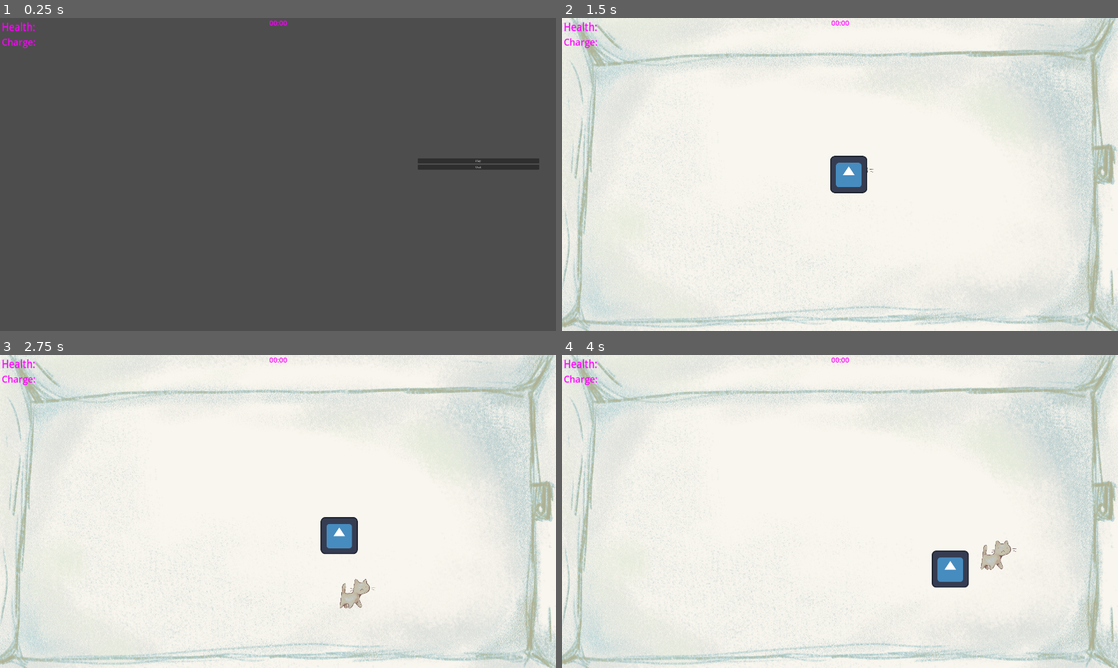
Above: before the commit, frames 1-4 (two rows, left to right).
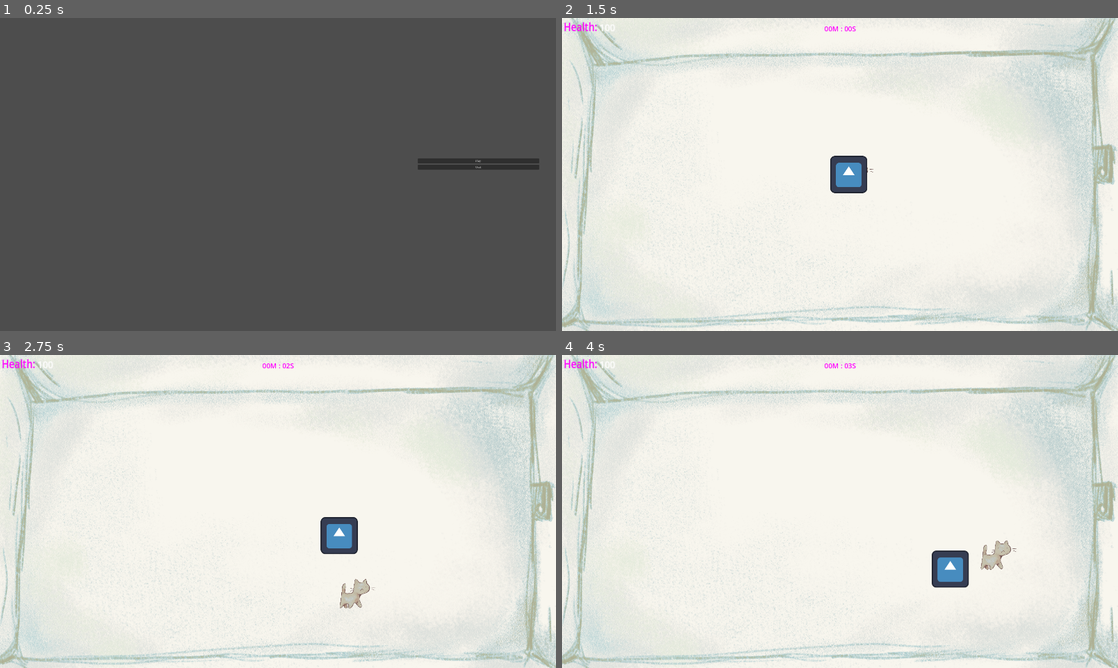
Above: after the commit, the same moments.

Repository: RobertKadak/GameCamp-2024
Game: Godot game, scene res://Menu folder/menu.tscn
Same seed, same stepped clock (60 frames per second), same inputs: the game is played once before the commit and once after it. The engine's default icon, where the game draws it, is replaced by a stand-in: a white triangle on a blue panel in a dark square.
Inputs (mouse positions are in pixels of both pictures, inside the frame that each line leads up to):
- Up to frame 1 (0.25 s): no input
- Up to frame 2 (1.5 s): click "Play" at 0.5 s; move the mouse to (962, 158) at 1.27 s; hold D (move_right) from 1.28 s (still down); right-click (962, 158) at 1.35 s
- Up to frame 3 (2.75 s): move the mouse to (166, 527) at 2.02 s; release D (move_right) at 2.03 s; hold S (move_down) from 2.03 s (still down); click (166, 527) at 2.1 s; right-click (166, 527) at 2.3 s
- Up to frame 4 (4 s): move the mouse to (895, 442) at 2.77 s; release S (move_down) at 2.78 s; hold D (move_right) 2.78-3.53 s; right-click (895, 442) at 2.85 s; move the mouse to (812, 574) at 3.52 s; hold W (move_up) from 3.53 s (still down); right-click (812, 574) at 3.6 s

The runs differ from the first frame. In frame 1, 0.2% of the frame differs, in the area x 0-52%, y 0-10%; in frame 2, 0.2%; in frame 3, 0.2%; in frame 4, 0.2%.

Commit message:
UI fixes

Diff:
--- a/characters/player/player.gd
+++ b/characters/player/player.gd
@@ -60,6 +60,7 @@
 		_animated_sprite.stop()
 		charging_ranged_attack = false
 		_animated_sprite.play("walk")
+		charging_ranged_timer = 0
 
 func melee_animations(velocity: Vector2) -> void:
 	var position_to_mouse = get_global_mouse_position() - global_position
--- a/project.godot
+++ b/project.godot
@@ -14,10 +14,6 @@
 run/main_scene="res://Menu folder/menu.tscn"
 config/features=PackedStringArray("4.3", "Forward Plus")
 config/icon="res://icon.svg"
-
-[autoload]
-
-Hud="*res://scenes/levels/hud.tscn"
 
 [display]
 
--- a/scenes/fov.tscn
+++ /dev/null
@@ -1,9 +0,0 @@
-[gd_scene load_steps=2 format=3 uid="uid://cbdj1vba4nfye"]
-
-[ext_resource type="Script" path="res://fov.gd" id="1_wxg1o"]
-
-[node name="FOV" type="Node2D"]
-script = ExtResource("1_wxg1o")
-
-[node name="CanvasModulate" type="CanvasModulate" parent="."]
-color = Color(0.986752, 0.986752, 0.986752, 1)
--- a/scenes/hud.tscn
+++ /dev/null
@@ -1,27 +0,0 @@
-[gd_scene load_steps=2 format=3 uid="uid://co6scoljsxrwb"]
-
-[sub_resource type="LabelSettings" id="LabelSettings_2r77u"]
-font_size = 57
-
-[node name="HUD" type="Control"]
-layout_mode = 3
-anchors_preset = 15
-anchor_right = 1.0
-anchor_bottom = 1.0
-grow_horizontal = 2
-grow_vertical = 2
-
-[node name="Label" type="Label" parent="."]
-layout_mode = 1
-anchors_preset = -1
-anchor_right = 0.5
-anchor_bottom = 1.0
-offset_left = -560.0
-offset_top = -507.0
-offset_right = 569.0
-offset_bottom = -351.0
-grow_horizontal = 2
-grow_vertical = 0
-text = "multiple breast boss"
-label_settings = SubResource("LabelSettings_2r77u")
-horizontal_alignment = 1
--- a/scenes/levels/hud.tscn
+++ b/scenes/levels/hud.tscn
@@ -1,6 +1,8 @@
-[gd_scene load_steps=5 format=3 uid="uid://bqmf6iaw6o1er"]
+[gd_scene load_steps=7 format=3 uid="uid://ek3gk38x6fy5"]
 
-[ext_resource type="Script" path="res://scripts/hud.gd" id="1_tk4gs"]
+[ext_resource type="Script" path="res://scripts/charge_label.gd" id="1_fqkqi"]
+[ext_resource type="Script" path="res://scripts/stopwatch_label.gd" id="2_l5hw3"]
+[ext_resource type="Script" path="res://scripts/health_value.gd" id="3_hn4f8"]
 
 [sub_resource type="LabelSettings" id="LabelSettings_or2ie"]
 font_size = 24
@@ -17,7 +19,6 @@
 font_color = Color(1, 0, 1, 1)
 
 [node name="HUD" type="Node2D"]
-script = ExtResource("1_tk4gs")
 
 [node name="Display" type="CanvasLayer" parent="."]
 
@@ -38,14 +39,26 @@
 scale = Vector2(1.32, 1.4)
 text = "Charge:"
 label_settings = SubResource("LabelSettings_v8obx")
+script = ExtResource("1_fqkqi")
 
 [node name="Stopwatch_label" type="Label" parent="Display" groups=["StopWatch"]]
 anchors_preset = 5
 anchor_left = 0.5
 anchor_right = 0.5
-offset_left = -20.0
-offset_right = 20.0
-offset_bottom = 23.0
+offset_left = -30.0
+offset_top = 20.0
+offset_right = 31.0
+offset_bottom = 54.0
 grow_horizontal = 2
 text = "00:00"
 label_settings = SubResource("LabelSettings_g1pgc")
+script = ExtResource("2_l5hw3")
+
+[node name="Health Value" type="Label" parent="Display"]
+offset_left = 129.0
+offset_top = 10.0
+offset_right = 169.0
+offset_bottom = 33.0
+scale = Vector2(2, 2)
+text = "100"
+script = ExtResource("3_hn4f8")
--- a/scenes/levels/level_1.tscn
+++ b/scenes/levels/level_1.tscn
@@ -1,8 +1,9 @@
-[gd_scene load_steps=8 format=3 uid="uid://cpn7jijdmky8e"]
+[gd_scene load_steps=9 format=3 uid="uid://cpn7jijdmky8e"]
 
+[ext_resource type="PackedScene" uid="uid://ek3gk38x6fy5" path="res://scenes/levels/hud.tscn" id="1_lglxl"]
 [ext_resource type="PackedScene" uid="uid://cjnjct76im3qy" path="res://characters/player/player.tscn" id="1_nkpfc"]
 [ext_resource type="PackedScene" uid="uid://4tbot0pb2xdg" path="res://scenes/enemy.tscn" id="2_7dsv0"]
-[ext_resource type="PackedScene" uid="uid://dvi4gstt4trqt" path="res://scenes/levels/stop_watch.tscn" id="3_hvndn"]
+[ext_resource type="PackedScene" path="res://scenes/levels/stop_watch.tscn" id="3_hvndn"]
 [ext_resource type="Texture2D" uid="uid://c00224xebfjt7" path="res://assets/fuckass_room.png" id="3_xcyde"]
 
 [sub_resource type="NavigationPolygon" id="NavigationPolygon_d840p"]
@@ -16,6 +17,10 @@
 [sub_resource type="RectangleShape2D" id="RectangleShape2D_hh3uy"]
 
 [node name="level1" type="Node2D"]
+
+[node name="StopWatch" parent="." groups=["StopWatch"] instance=ExtResource("3_hvndn")]
+
+[node name="HUD" parent="." instance=ExtResource("1_lglxl")]
 
 [node name="Camera2D" type="Camera2D" parent="."]
 
@@ -55,8 +60,6 @@
 [node name="enemy" parent="." node_paths=PackedStringArray("target_to_chase") instance=ExtResource("2_7dsv0")]
 target_to_chase = NodePath("../Player")
 
-[node name="StopWatch" parent="." groups=["StopWatch"] instance=ExtResource("3_hvndn")]
-
 [node name="Sprite2D" type="Sprite2D" parent="."]
 show_behind_parent = true
 texture = ExtResource("3_xcyde")
--- /dev/null
+++ b/scripts/charge_label.gd
@@ -0,0 +1,14 @@
+extends Label
+
+@onready var player = get_node("/root/level1/Player")
+
+# Called when the node enters the scene tree for the first time.
+func _ready() -> void:
+	pass # Replace with function body.
+
+
+# Called every frame. 'delta' is the elapsed time since the previous frame.
+func _process(delta: float) -> void:
+	text = ""
+	if player.charging_ranged_timer > player.charging_ranged_timer_required:
+		text = "Furrball ready"
--- a/scenes/levels/label.gd
+++ b/scripts/health_value.gd
@@ -1,5 +1,6 @@
 extends Label
 
+@onready var player = get_node("/root/level1/Player")
 
 # Called when the node enters the scene tree for the first time.
 func _ready() -> void:
@@ -8,4 +9,5 @@
 
 # Called every frame. 'delta' is the elapsed time since the previous frame.
 func _process(delta: float) -> void:
-	$Label.set_text(str($Timer.	get_time_left().pad_decimals(1)))
+	var hp = player.health
+	text = str(hp)
--- a/scripts/hud.gd
+++ /dev/null
@@ -1,18 +0,0 @@
-extends Node2D
-
-#@export var Stopwatch_label : Label
-
-#var Stopwatch : Stopwatch
-# Called when the node enters the scene tree for the first time.
-#func _ready() -> void:
-	#Stopwatch = get_tree().get_first_node_in_group("StopWatch")
-
-
-# Called every frame. 'delta' is the elapsed time since the previous frame.
-#func _process(delta):
-	#update_Stopwatch_label
-
-
-
-#func update_Stopwatch_label():
-	#Stopwatch_label.text = Stopwatch.time_to_string()
--- a/scripts/stop_watch.gd
+++ b/scripts/stop_watch.gd
@@ -2,20 +2,7 @@
 
 class_name Stopwatch
 
-var time = 0.0
-var stopped = false
+@export var time = 0.0
 
 func _process(delta):
-	if stopped:
-		return
 	time += delta
-
-func reset():
-	time = 0.0
-
-func time_to_string() -> String:
-	var sec = fmod(time, 60)
-	var min = time / 60
-	var format_string = "%02d : %02d : %02d"
-	var actual_string = format_string % [min, sec]
-	return actual_string
--- /dev/null
+++ b/scripts/stopwatch_label.gd
@@ -0,0 +1,14 @@
+extends Label
+
+@onready var stopwatch = get_node("/root/level1/StopWatch")
+
+# Called when the node enters the scene tree for the first time.
+func _ready() -> void:
+	pass # Replace with function body.
+
+
+# Called every frame. 'delta' is the elapsed time since the previous frame.
+func _process(delta: float) -> void:
+	var secons = int(stopwatch.time) % 60
+	var minutes = int(stopwatch.time / 60)
+	text = "%02dM : %02dS" % [minutes, secons]
